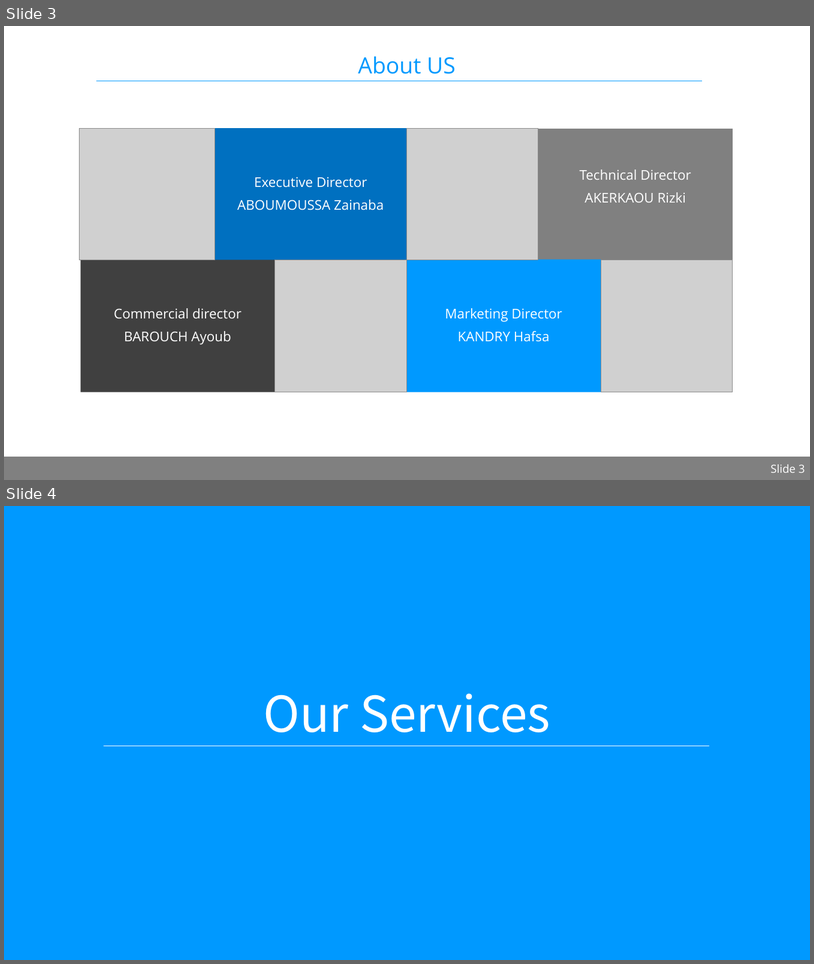
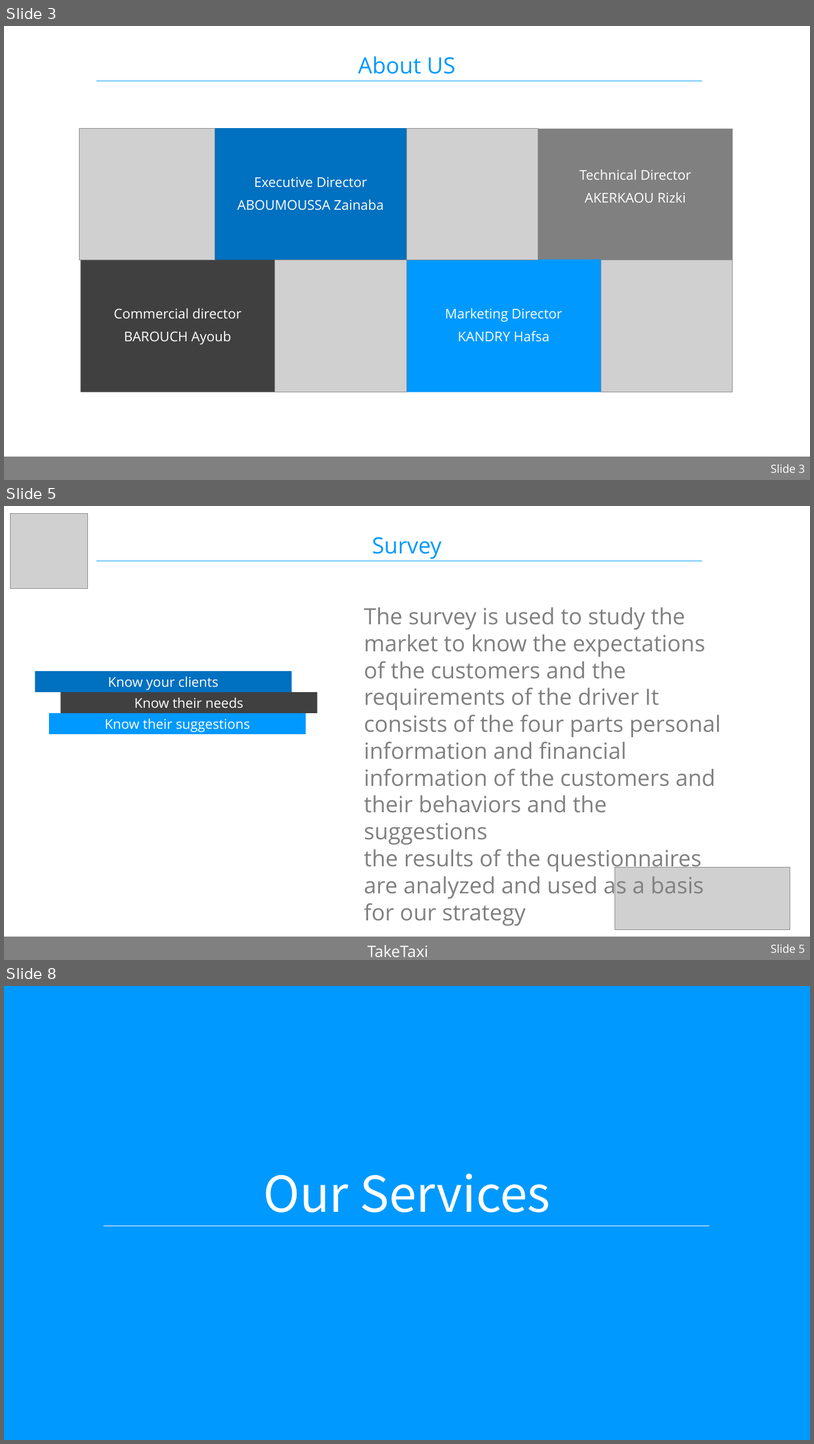
Before and after one commit to zainabaaboumoussa/taketaxi_template, a slide deck: Presentations/TakeTaxi_2018_2019.pptx. Shown one above the other, each under a label of ours: slides 3 and 4 before the commit, slides 3, 5 and 8 after it; the slides between them are not shown. The pictures are 814x964 and 814x1444 pixels, drawn with LibreOffice and Linux fonts; fonts in the diff are those of the drawing; grey boxes stand for pictures; background and template pictures are left out. Boxes give left, top, right and bottom in pixels: in the first picture for what was removed or moved away, otherwise in the second. Text is boxed around its words. In the diff, an @@ line names an element or a change of style, - is before the commit and + after.

```diff
--- a/Presentations/TakeTaxi_2018_2019.pptx
+++ b/Presentations/TakeTaxi_2018_2019.pptx
@@ slide 5 added at [4,506,810,960], background picture (left out); not listed: 2 template elements that a slide beside it also shows @@
@@ picture added at [11,513,87,589] @@
@@ title added at [372,537,442,559], 40 pt, text #0099FF @@
+Survey
@@ text added at [364,607,721,925], 40 pt, text #808080 @@
+The survey is used to study the market to know the expectations of the customers and the requirements of the driver It consists of the four parts personal information and financial information of the customers and their behaviors and the suggestions
+the results of the questionnaires are analyzed and used as a basis for our strategy
@@ text added at [35,671,292,692], fill #0070C0, 24 pt, text #FFFFFF @@
+Know your clients
@@ text added at [60,692,317,713], fill #404040, 24 pt, text #FFFFFF @@
+Know their needs
@@ text added at [49,713,306,734], fill #0099FF, 24 pt, text #FFFFFF @@
+Know their suggestions
@@ picture added at [615,867,790,929] @@
@@ text added at [368,945,429,957], 28 pt, text #FFFFFF @@
+TakeTaxi
@@ page number added at [771,944,806,952], 20 pt, text #FFFFFF @@
+Slide 5
@@ what was slide 4 is now slide 8 @@
```
Also in this commit, not shown: 4 slides changed, 3 other slides added.
